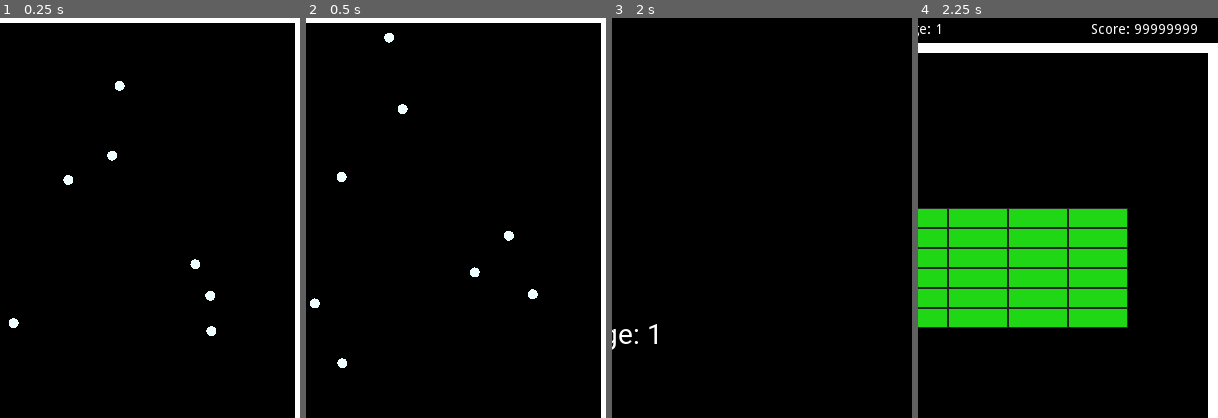
Above: before the commit, frames 1-4 (left to right).
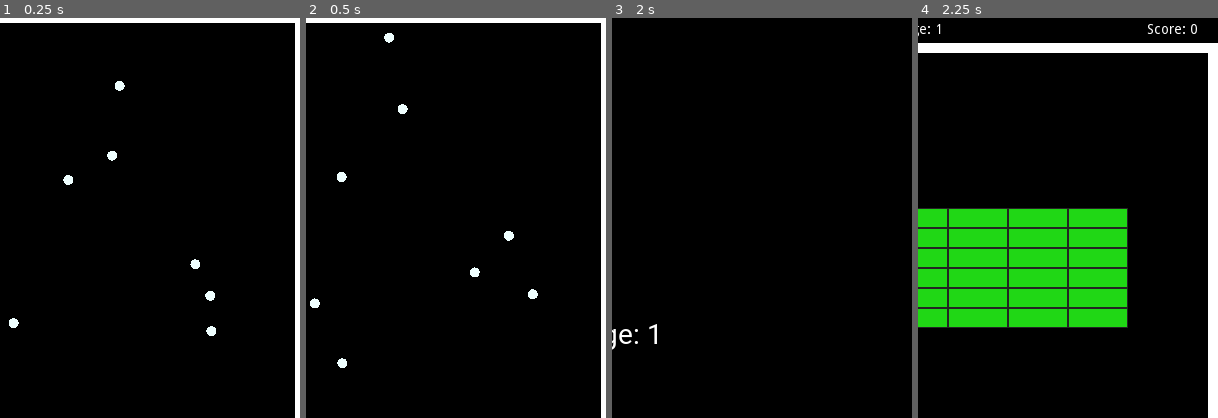
Above: after the commit, the same moments.

Repository: baihakikuncara/arkanoid
Game: Godot game, scene res://Scenes/Home.tscn
Same seed, same stepped clock (60 frames per second), same inputs: the game is played once before the commit and once after it.
Inputs:
- Up to frame 1 (0.25 s): no input
- Up to frame 2 (0.5 s): no input
- Up to frame 3 (2 s): click "Start" at 0.5 s; tap Enter at 1.25 s; hold Right (ui_right) from 1.28 s (still down)
- Up to frame 4 (2.25 s): tap Space at 2 s; release Right (ui_right) at 2.03 s; hold Left (ui_left) from 2.03 s (still down)
The pictures show only the part of the screen within x 50-100%, y 0-50%; the shares and areas given below are measured in that part.

Frames 1-3 are identical in both runs. In frame 4, 0.4% of the frame differs, in the area x 58-93%, y 1-4%.

Commit message:
-moves logic back to player

Diff:
--- a/Scenes/HUD.gd
+++ b/Scenes/HUD.gd
@@ -1,26 +1,18 @@
 extends Node2D
 
-var lives = 3
-var stage = 1
-var scores = 0
+func reset():
+	set_lives(3)
+	set_stage(1)
+	set_score(0)
 
 
-func reset():
-	lives = 3
-	stage = 1
-	scores = 0
-
-
-func add_lives(var val = 1):
-	lives += val
+func set_lives(var lives = 1):
 	$Lives.text = "x " + str(lives)
 
 
-func update_stage(var val):
-	stage = val
+func set_stage(var stage):
 	$Stage.text = "Stage: " + str(stage)
 
 
-func add_score(var val = 0):
-	scores += val
+func set_score(var scores = 0):
 	$Score.text = "Score: " + str(scores)
--- a/Scenes/Player.gd
+++ b/Scenes/Player.gd
@@ -7,10 +7,15 @@
 var pause = true
 var level: Node2D
 var brick_count = 0
+var lives = 3
+var scores = 0
 
 
 func _ready():
 	load_stage()
+	$HUD.set_lives(lives)
+	$HUD.set_score(scores)
+	$HUD.set_stage(current_level)
 
 
 func launch_ball(var position):
@@ -41,7 +46,8 @@
 
 
 func brick_destroyed(var score):
-	$HUD.add_score(score)
+	scores += score
+	$HUD.set_score(score)
 	brick_count -= 1
 	if brick_count <= 0:
 		level.queue_free()
@@ -55,8 +61,9 @@
 	ball_count-=1
 	if ball_count == 0:
 		$Board.setup()
-		$HUD.add_lives(-1)
-		if $HUD.lives == 0:
+		lives-=1
+		$HUD.set_lives(lives)
+		if lives == 0:
 			game_over()
 
 
